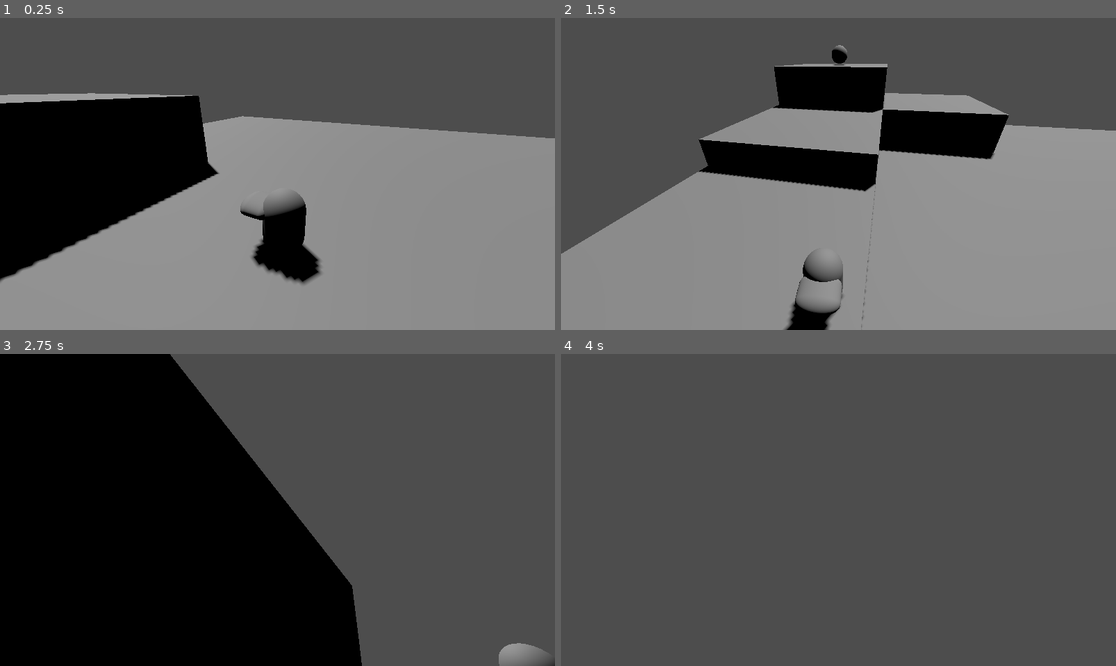
Above: before the commit, frames 1-4 (two rows, left to right).
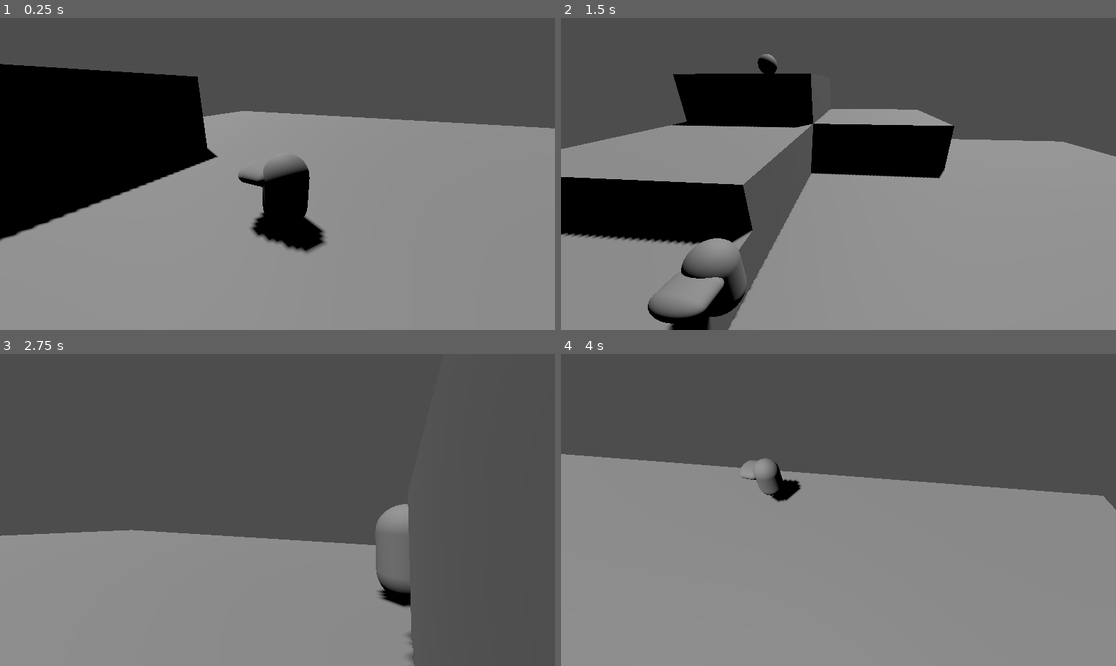
Above: after the commit, the same moments.

Repository: stinkykittens/bad-oinks-3d
Game: Godot game, scene res://maps/test_map.tscn
The game is run twice, just before and just after one commit, with the same random seed, the same clock (stepped at 60 frames per second) and the same inputs. The project has no main scene, so this scene is started directly.
Inputs (mouse positions are in pixels of both pictures, inside the frame that each line leads up to):
- Up to frame 1 (0.25 s): no input
- Up to frame 2 (1.5 s): move the mouse to (960, 158) at 0.52 s; hold D (move_right) 0.53-1.28 s; tap Shift (dash) at 0.6, 1.35 s; tap Space (jump) at 0.77 s; move the mouse to (727, 189) at 1.27 s; hold S (move_down) from 1.28 s (still down)
- Up to frame 3 (2.75 s): tap Space (jump) at 1.52 s; move the mouse to (333, 441) at 2.02 s; release S (move_down) at 2.03 s; hold D (move_right) from 2.03 s (still down); tap Down (rotate_camera_down) at 2.1 s; tap Shift (dash) at 2.3 s
- Up to frame 4 (4 s): move the mouse to (810, 572) at 2.77 s; release D (move_right) at 2.78 s; hold W (move_up) 2.78-3.53 s; tap Left (rotate_camera_left) at 2.85 s; tap Space (jump) at 3.02, 3.77 s; tap Shift (dash) at 3.05, 3.8 s; move the mouse to (1005, 556) at 3.52 s; hold A (move_left) from 3.53 s (still down); tap Right (rotate_camera_right) at 3.6 s

The runs differ from the first frame. In frame 1, 12% of the frame differs, in the area x 0-100%, y 14-86%; in frame 2, 30%; in frame 3, 57%; in frame 4, 61%, in the area x 0-100%, y 32-100%.

Commit message:
Optimize values

Diff:
--- a/camera/camera_controller.tscn
+++ b/camera/camera_controller.tscn
@@ -5,7 +5,7 @@
 [node name="CameraController" type="Node3D" unique_id=1435488868]
 script = ExtResource("1_f7q7e")
 distance = 4.0
-camera_rotation_smoothing_speed = 1.0
+camera_rotation_smoothing_speed = 2.0
 
 [node name="CameraPivot" type="Node3D" parent="." unique_id=1279415529]
 
--- a/camera/camera_target.gd
+++ b/camera/camera_target.gd
@@ -5,13 +5,12 @@
 @export_range(0, 10) var influence := 1.0
 @export var interpolate := false
 @export var physics_frame := false
-@export_range(0, 5) var interpolation_speed := 1.0
+@export_range(0, 10) var interpolation_speed := 1.0
 @export var smooth_activation := true
 @export var smooth_activation_time := 1.0
 @export var validate_target := true
 @export var look_at_target := true
 @export var position_target := false
-
 
 var _offset: Vector3
 var _active: bool
--- a/character/player/player.tscn
+++ b/character/player/player.tscn
@@ -3,10 +3,11 @@
 [ext_resource type="Script" uid="uid://ca8ghpf4vpfhr" path="res://character/player/player.gd" id="1_8eijk"]
 [ext_resource type="Script" uid="uid://dy051qol674nr" path="res://camera/camera_target.gd" id="1_y0s34"]
 [ext_resource type="PackedScene" uid="uid://bvp16cla6ec4w" path="res://camera/camera_controller.tscn" id="2_gtsfv"]
+[ext_resource type="Script" uid="uid://jf1v4cx4p13j" path="res://character/player/target_pivot.gd" id="4_wu8e1"]
 
 [sub_resource type="Curve" id="Curve_gtsfv"]
-_data = [Vector2(0, 1), 0.0, 0.0, 0, 0, Vector2(1, 0.6167315), -1.2517323, 0.0, 0, 0]
-point_count = 2
+_data = [Vector2(0, 0), 0.0, 0.0, 0, 0, Vector2(0.38540745, 1), 0.0, 0.0, 0, 0, Vector2(0.5645799, 1), 0.0, 0.0, 0, 0, Vector2(1, 0.56125945), -0.5879268, 0.0, 0, 0]
+point_count = 4
 
 [sub_resource type="CapsuleMesh" id="CapsuleMesh_hmqog"]
 radius = 0.3
@@ -27,9 +28,11 @@
 jump_gravity_scale = 1.0
 jump_strenght = 6.4
 jump_cancel_strenght = 9.0
-dash_duration = 0.27
-dash_speed = 10.0
+dash_duration = 0.3
+dash_speed = 6.7
 dash_curve = SubResource("Curve_gtsfv")
+dash_reload_time = 0.3
+dash_rotaion_speed = 32.0
 
 [node name="MeshInstance3D" type="MeshInstance3D" parent="." unique_id=569681655]
 transform = Transform3D(1, 0, 0, 0, 1, 0, 0, 0, 1, 0, 0.43853247, 0)
@@ -50,25 +53,28 @@
 rotation_speed = 60.0
 rotation_range = Vector2(-70, 45)
 
-[node name="CameraTarget" type="Node3D" parent="Camera" unique_id=1713415133]
-transform = Transform3D(1, 0, 0, 0, 1, 0, 0, 0, 1, 0, 1.1566404, 0)
+[node name="CameraTargetLookAt" type="Node3D" parent="Camera" unique_id=457435804]
+transform = Transform3D(1, 0, 0, 0, 1, 0, 0, 0, 1, 0, 0.65462065, 0)
 script = ExtResource("1_y0s34")
 _start_active = true
-influence = 6.0
+influence = 10.0
+interpolation_speed = 3.964
+validate_target = false
+metadata/_custom_type_script = "uid://dy051qol674nr"
+
+[node name="TargetPivot" type="Node3D" parent="Camera" unique_id=906915453]
+script = ExtResource("4_wu8e1")
+
+[node name="CameraTargetPosition" type="Node3D" parent="Camera/TargetPivot" unique_id=1713415133]
+unique_name_in_owner = true
+transform = Transform3D(1, 0, 0, 0, 1, 0, 0, 0, 1, 0, 0.65462065, 0)
+script = ExtResource("1_y0s34")
+_start_active = true
+influence = 10.0
 interpolate = true
 physics_frame = true
-interpolation_speed = 5.0
+interpolation_speed = 1.667
 validate_target = false
 look_at_target = false
 position_target = true
 metadata/_custom_type_script = "uid://dy051qol674nr"
-
-[node name="CameraTargetLookAt" type="Node3D" parent="Camera" unique_id=457435804]
-transform = Transform3D(1, 0, 0, 0, 1, 0, 0, 0, 1, 0, 1.1566404, 0)
-script = ExtResource("1_y0s34")
-_start_active = true
-influence = 6.0
-interpolate = true
-interpolation_speed = 3.0
-validate_target = false
-metadata/_custom_type_script = "uid://dy051qol674nr"
--- /dev/null
+++ b/character/player/target_pivot.gd
@@ -0,0 +1,17 @@
+extends Node3D
+
+@export var velocity_influence_xz := 0.1
+@export var velocity_influence_y := 0.1
+
+var player: Player
+
+func _ready() -> void:
+	player = owner
+	top_level = true
+
+
+func _process(delta: float) -> void:
+	if not player.state == Player.States.Dash:
+		position.x = player.global_position.x + player.velocity.x * velocity_influence_xz
+		position.z = player.global_position.z + player.velocity.z * velocity_influence_xz
+	position.y = player.global_position.y + player.velocity.y * velocity_influence_y
Not shown, added: character/player/target_pivot.gd.uid
